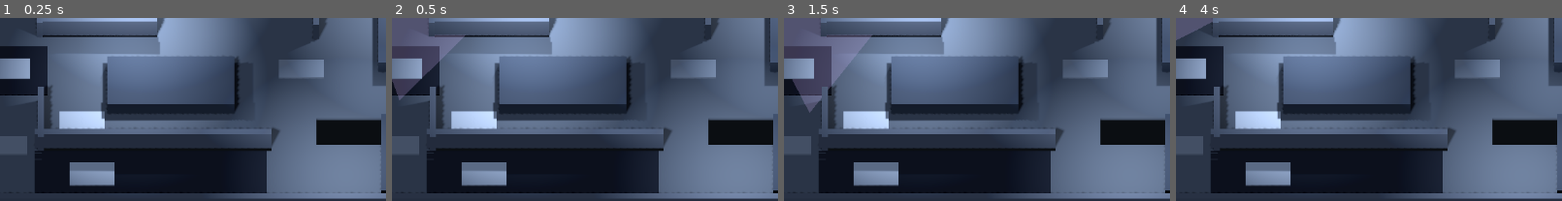
Above: before the commit, frames 1-4 (left to right).
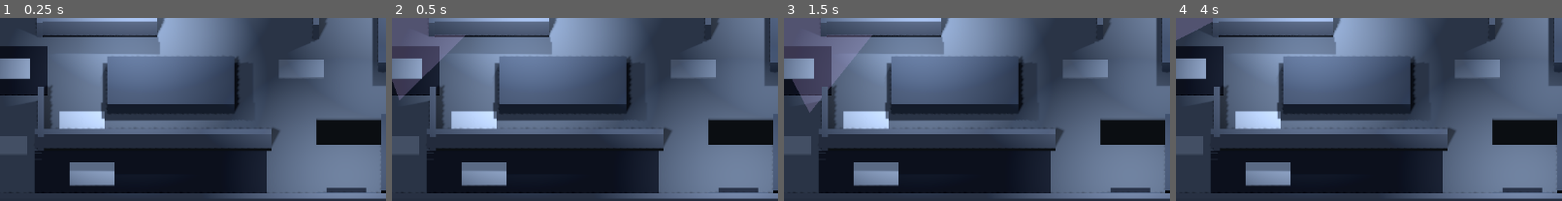
Above: after the commit, the same moments.

Repository: mrglass86/gmtk-gamejam-2026
Game: Godot game, scene res://scenes/Main.tscn
The game is run twice, just before and just after one commit, with the same random seed, the same clock (stepped at 60 frames per second) and the same inputs.
Inputs:
- Up to frame 1 (0.25 s): no input
- Up to frame 2 (0.5 s): no input
- Up to frame 3 (1.5 s): hold D (move_right) 0.53-1.28 s; hold E (interact) 0.53-1.28 s; hold S (move_back) from 1.28 s (still down); tap Shift (run) at 1.35 s
- Up to frame 4 (4 s): release S (move_back) at 2.03 s; hold D (move_right) 2.03-2.78 s; hold E (interact) 2.03-2.78 s; hold W (move_forward) 2.78-3.53 s; tap Shift (run) at 2.85 s; hold A (move_left) from 3.53 s (still down); hold E (interact) from 3.53 s (still down)
The pictures show only the part of the screen within x 31-81%, y 45-95%; the shares and areas given below are measured in that part.

The runs differ from the first frame. In frame 1, 0.3% of the frame differs, in the area x 84-98%, y 92-96%; in frame 2, 0.3%; in frame 3, 0.3%; in frame 4, 0.3%.

Commit message:
Add A0.2 front door dressing

Diff:
--- a/game/scripts/LevelBuilder.gd
+++ b/game/scripts/LevelBuilder.gd
@@ -88,6 +88,8 @@
 	_add_prop("HallShelf", Vector3(10.1, 0.55, 4.35), Vector3(1.4, 1.1, 3.5), prop_color)
 	_add_prop("AdultDoorPanel", Vector3(-12.75, 0.6, 1.5), Vector3(2.3, 1.2, 0.12), wall_color)
 	_add_prop("KitchenSpeaker", Vector3(8.5, 1.15, -5.3), Vector3(0.5, 0.5, 0.5), Color("#6f7882"))
+	_add_visual_prop("FrontDoor", Vector3(8.0, 0.575, 6.3), Vector3(2.4, 1.15, 0.15), Color("#59616b"))
+	_add_visual_prop("DoorMat", Vector3(8.0, 0.01, 5.85), Vector3(1.6, 0.02, 0.9), carpet_color)
 
 
 func _build_lights() -> void:
@@ -176,6 +178,14 @@
 	add_child(prop)
 
 
+func _add_visual_prop(node_name: String, center: Vector3, dimensions: Vector3, color: Color) -> void:
+	var prop: Node3D = Node3D.new()
+	prop.name = node_name
+	prop.position = center
+	_add_box_visual(prop, dimensions, color)
+	add_child(prop)
+
+
 func _add_omni(node_name: String, zone: String, position_value: Vector3, energy_scale: float) -> void:
 	var light: OmniLight3D = OmniLight3D.new()
 	light.name = node_name
Not shown, changed: gamejam/handoffs/2026-07-23-a0-layout.png
